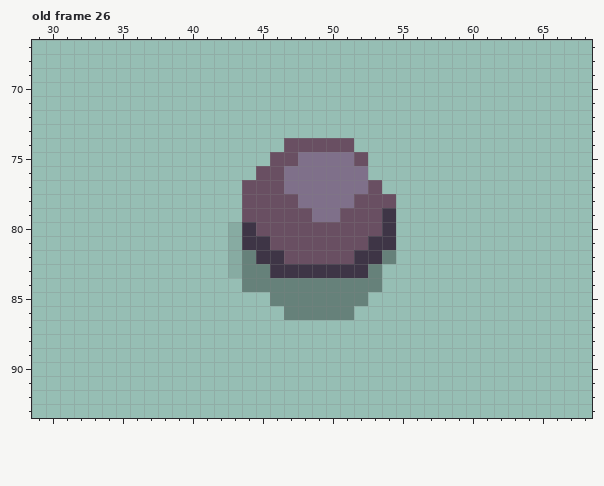
Two versions of one pixel-art file, bleed-client/asesprite/Environment.aseprite. Above: the version before the commit.
100x120 pixels, 26 frames. Colours within 5 levels of each other are drawn and written as one. Shown: old frame 26: x 29..68, y 67..93. The commit also changed other frames, which this record leaves out.
After the commit:
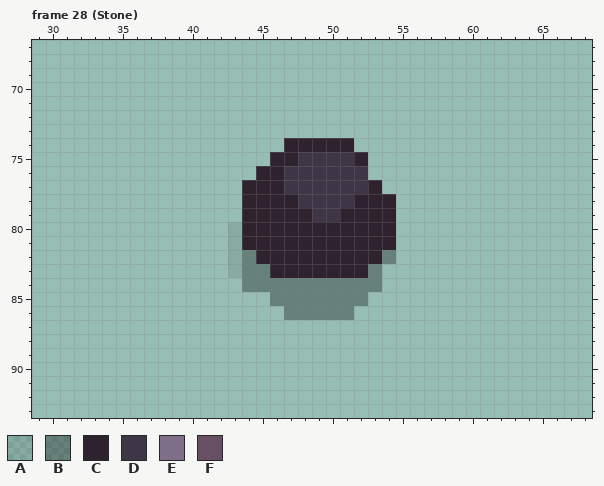
Palette (. is transparent): A #0000001a  B #00000052  C #2e222f  D #3e3546  E #7f708a  F #694f62
A new or re-ordered frame is compared with the old frame closest to it.
Change:
frames 26 -> 28
Changed rows in their new state; - is an unchanged pixel.
Frame 28 (Stone) is new; against old frame 26, layer "Diffuse":
first column x 44:
74 ---CCCCC---
75 --CCDDDDC--
76 -CCDDDDDD--
77 CCCDDDDDDC-
78 CCCCDDDDCCC
79 CCCCCDDCCCC
80 CCCCCCCCCCC
81 CCCCCCCCCCC
82 -CCCCCCCCC-
83 --CCCCCCC--
